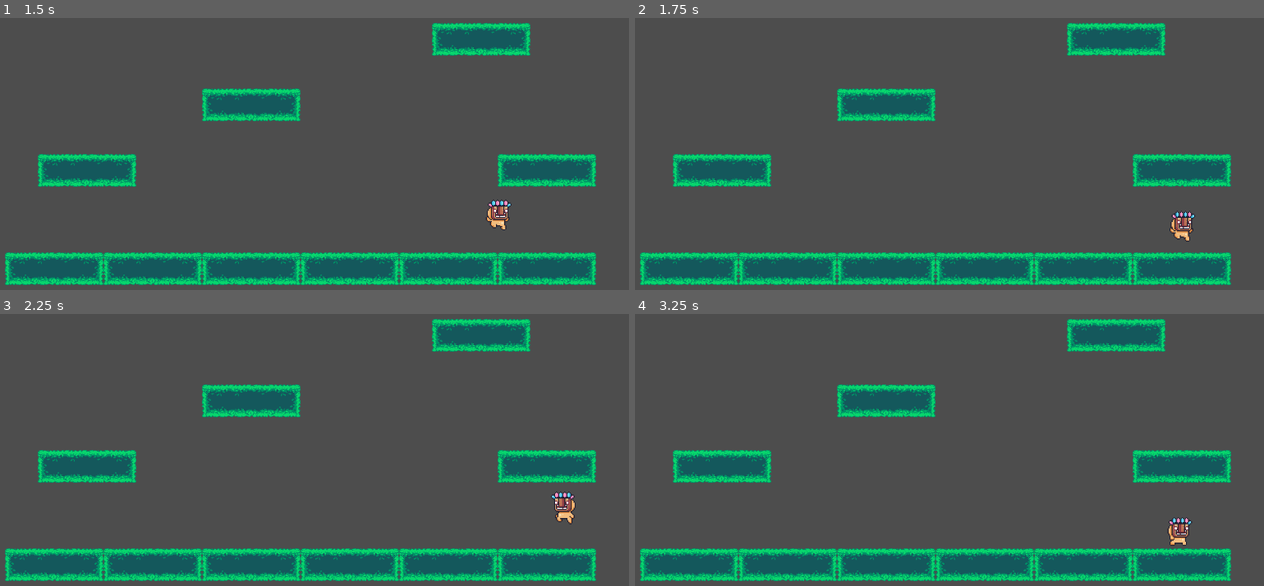
Above: before the commit, frames 1-4 (two rows, left to right).
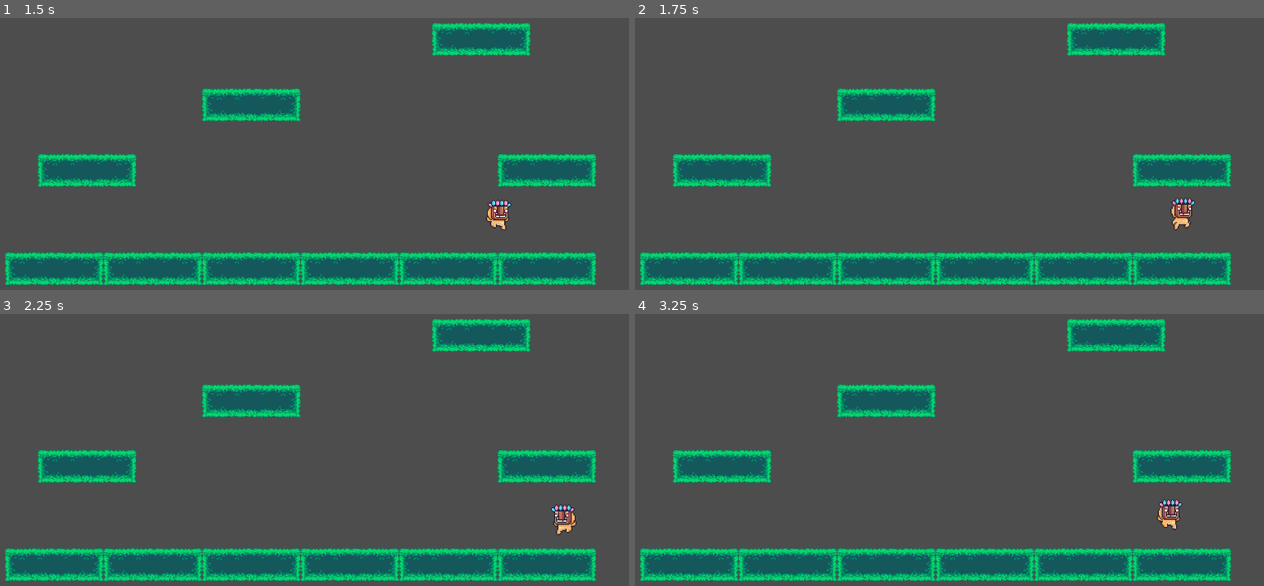
Above: after the commit, the same moments.

Repository: joaquin-salas/fabulas-videogame
Game: Godot game, scene res://Scenes/level.tscn
Same seed, same stepped clock (60 frames per second), same inputs: the game is played once before the commit and once after it.
Inputs:
- Up to frame 1 (1.5 s): tap Enter at 0.5 s; hold Space (jump) 0.53-1.28 s; hold Right (move_right) from 0.53 s (still down); tap Space (jump) at 1.35 s
- Up to frame 2 (1.75 s): keep holding Right (move_right); tap Space (jump) at 1.52 s
- Up to frame 3 (2.25 s): tap Space (jump) at 1.82 s; release Right (move_right) at 2.03 s; hold Left (move_left) from 2.03 s (still down); hold Space (jump) from 2.03 s (still down)
- Up to frame 4 (3.25 s): release Left (move_left) at 2.78 s; release Space (jump) at 2.78 s; hold Right (move_right) from 2.78 s (still down); tap Space (jump) at 2.85, 3.02 s

Frame 1 is identical in both runs. In frame 2, 0.5% of the frame differs, in the area x 84-90%, y 65-83%; in frame 3, 0.5%; in frame 4, 0.6%, in the area x 82-89%, y 68-86%.

Commit message:
fix(jump): cut jump while variable height

Diff:
--- a/fabulas/Scripts/resources/movement_stats.tres
+++ b/fabulas/Scripts/resources/movement_stats.tres
@@ -9,5 +9,5 @@
 jump_force = -750.0
 jump_gravity = 1500.0
 fall_gravity = 2000.0
-variable_jump_multiplier = 0.45
+variable_jump_multiplier = 0.35
 metadata/_custom_type_script = "uid://0qd0du7mbniu"
--- a/fabulas/Scripts/state-machines/player-movement/player_jump_state.gd
+++ b/fabulas/Scripts/state-machines/player-movement/player_jump_state.gd
@@ -1,19 +1,27 @@
 extends PlayerStateBase
+
+var has_cut_jump: bool = false
 
 func start() -> void:
 	player.play_animation(player.animations.Jump)
+
+	has_cut_jump = false
 
 	player.coyote_timer.stop()
 	player.jump_buffer_timer.stop()
 
 	player.velocity.y = player.player_movement_stats.jump_force
 
+func end() -> void:
+	has_cut_jump = false
+
 func on_physics_process(delta: float) -> void:
 	player.handle_animation(direction)
 	player.velocity.x = direction * player.player_movement_stats.speed_air
 
-	if not Input.is_action_pressed("jump") and player.velocity.y < 0:
+	if not Input.is_action_pressed("jump") and player.velocity.y < 0 and not has_cut_jump:
 		player.velocity.y *= player.player_movement_stats.variable_jump_multiplier
+		has_cut_jump = true
 
 	if player.velocity.y >= 0:
 		state_machine.change_state(player.states.Falling)
